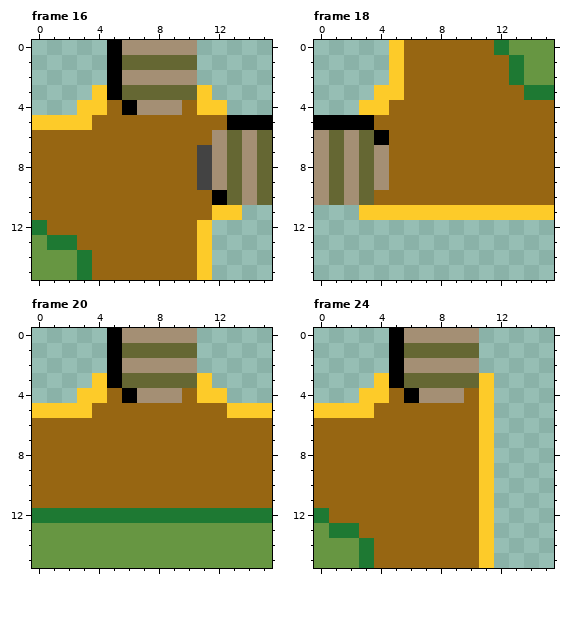
Two versions of one pixel-art file, public/islands.aseprite. Above: the version before the commit.
16x16 pixels, 49 frames. Shown: frame 16, frame 18, frame 20, frame 24. The commit also changed other frames, which this record leaves out.
After:
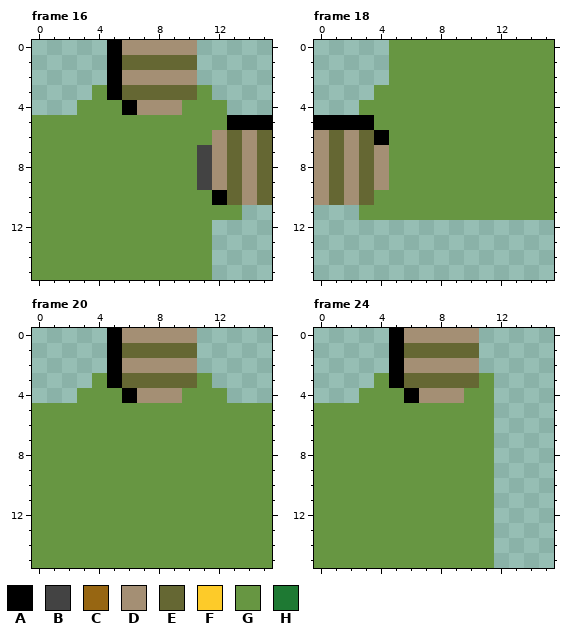
Palette (. is transparent): A #000000  B #434343  C #976612  D #a48f74  E #656733  F #fdcb29  G #679642  H #1e7933
Changes in this commit:
Changed rows in their new state; - is an unchanged pixel.
Frame 16:
first column x 0:
 3 ----G------G--
 4 ---GGG----GGG-
 5 GGGGGGGGGGGGG-
 6 GGGGGGGGGGGG--
 7 GGGGGGGGGGG---
 8 GGGGGGGGGGG---
 9 GGGGGGGGGGG---
10 GGGGGGGGGGGG--
11 GGGGGGGGGGGGGG
12 GGGGGGGGGGGG--
13 -GGGGGGGGGGG--
14 ---GGGGGGGGG--
15 ---GGGGGGGGG--
Frame 18:
first column x 3:
 0 --GGGGGGGG---
 1 --GGGGGGGGG--
 2 --GGGGGGGGG--
 3 -GGGGGGGGGGGG
 4 GGGGGGGGGGGGG
 5 -GGGGGGGGGGGG
 6 --GGGGGGGGGGG
 7 --GGGGGGGGGGG
 8 --GGGGGGGGGGG
 9 --GGGGGGGGGGG
10 -GGGGGGGGGGGG
11 GGGGGGGGGGGGG
Frame 20:
first column x 0:
 3 ----G------G----
 4 ---GGG----GGG---
 5 GGGGGGGGGGGGGGGG
 6 GGGGGGGGGGGGGGGG
 7 GGGGGGGGGGGGGGGG
 8 GGGGGGGGGGGGGGGG
 9 GGGGGGGGGGGGGGGG
10 GGGGGGGGGGGGGGGG
11 GGGGGGGGGGGGGGGG
12 GGGGGGGGGGGGGGGG
Frame 24:
first column x 0:
 3 ----G------G
 4 ---GGG----GG
 5 GGGGGGGGGGGG
 6 GGGGGGGGGGGG
 7 GGGGGGGGGGGG
 8 GGGGGGGGGGGG
 9 GGGGGGGGGGGG
10 GGGGGGGGGGGG
11 GGGGGGGGGGGG
12 GGGGGGGGGGGG
13 -GGGGGGGGGGG
14 ---GGGGGGGGG
15 ---GGGGGGGGG
Changed places in both pictures, as pixel boxes (x1, y1, x2, y2):
changed: (32, 85, 242, 280)
changed: (359, 40, 554, 220)
changed: (32, 373, 272, 523)
changed: (314, 373, 494, 568)
